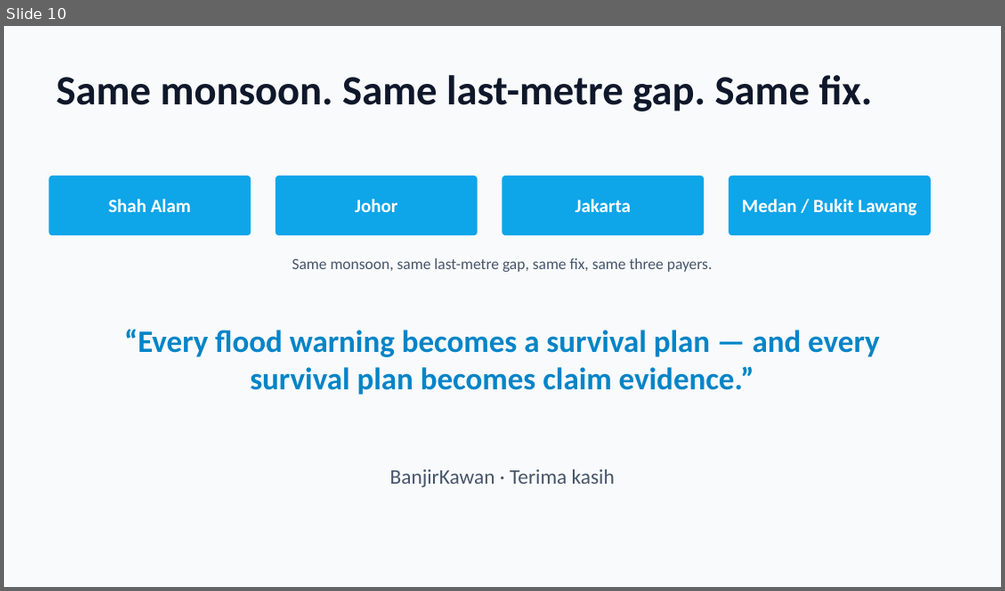
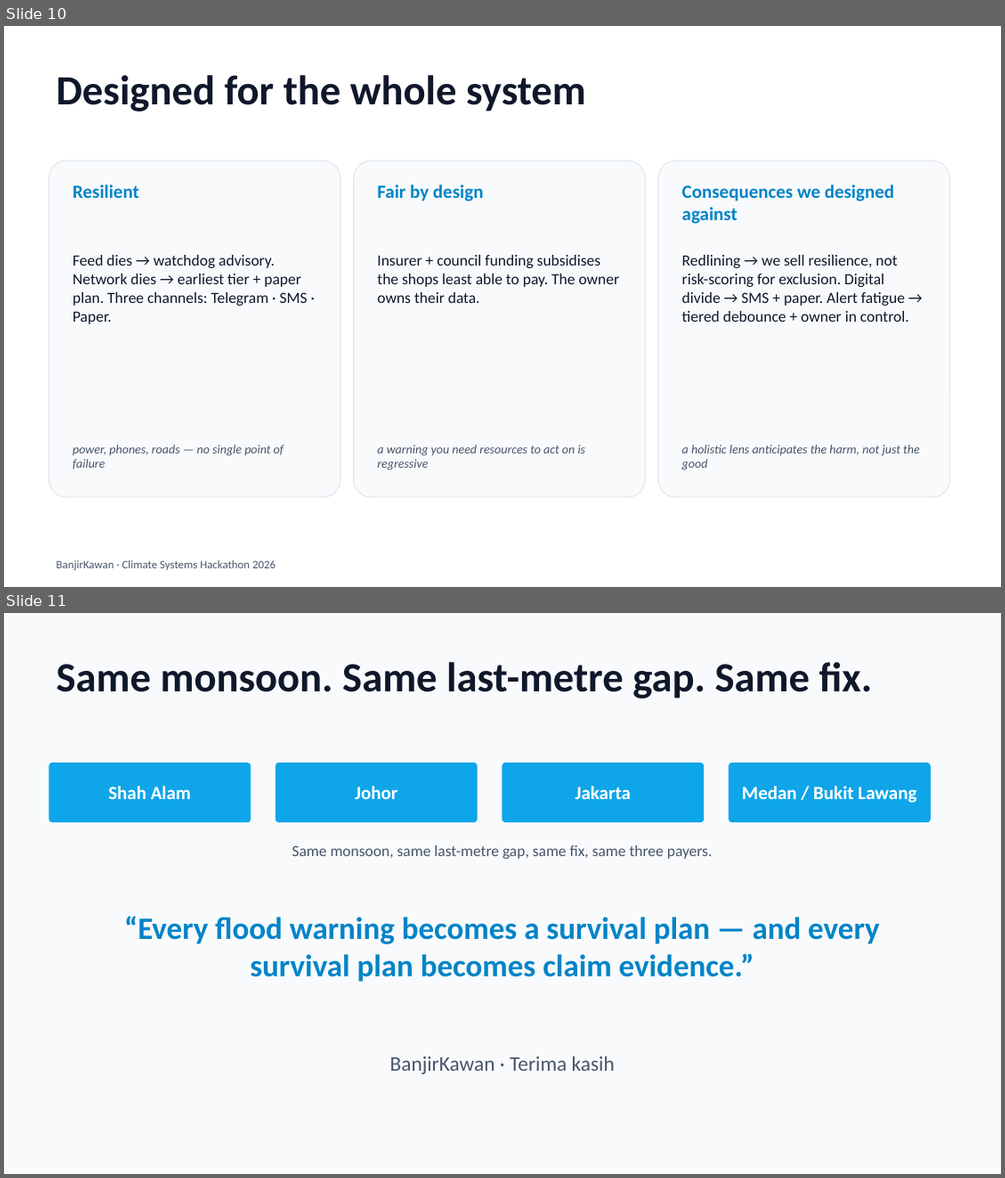
Before and after one commit to jhjh1214/BanjirKawan, a slide deck: docs/BanjirKawan.pptx. Shown one above the other, each under a label of ours: slide 10 before the commit, slides 10 and 11 after it. The pictures are 1005x591 and 1005x1178 pixels, drawn with LibreOffice and Linux fonts; fonts in the diff are those of the drawing. Boxes give left, top, right and bottom in pixels: in the first picture for what was removed or moved away, otherwise in the second. Text is boxed around its words. In the diff, an @@ line names an element or a change of style, - is before the commit and + after.

```diff
--- a/docs/BanjirKawan.pptx
+++ b/docs/BanjirKawan.pptx
@@ slide 10 added at (x1=4, y1=26, x2=1001, y2=587), background #FFFFFF @@
@@ rectangle added at (x1=4, y1=26, x2=1001, y2=587), fill #FFFFFF @@
@@ text added at (x1=57, y1=75, x2=586, y2=111), 40 pt, text #0F172A, bold @@
+Designed for the whole system
@@ rounded rectangle added at (x1=48, y1=160, x2=340, y2=497), fill #F8FAFC, outline #E2E8F0 1 pt @@
@@ text added at (x1=73, y1=184, x2=139, y2=198), 18 pt, text #0284C7, bold @@
+Resilient
@@ rounded rectangle added at (x1=353, y1=160, x2=645, y2=497), fill #F8FAFC, outline #E2E8F0 1 pt @@
@@ text added at (x1=377, y1=184, x2=484, y2=201), 18 pt, text #0284C7, bold @@
+Fair by design
@@ rounded rectangle added at (x1=658, y1=160, x2=950, y2=497), fill #F8FAFC, outline #E2E8F0 1 pt @@
@@ text added at (x1=682, y1=184, x2=894, y2=224), 18 pt, text #0284C7, bold @@
+Consequences we designed against
@@ text added at (x1=73, y1=255, x2=307, y2=324), 15 pt, text #0F172A @@
+Feed dies → watchdog advisory. Network dies → earliest tier + paper plan. Three channels: Telegram · SMS · Paper.
@@ text added at (x1=377, y1=255, x2=620, y2=303), 15 pt, text #0F172A @@
+Insurer + council funding subsidises the shops least able to pay. The owner owns their data.
@@ text added at (x1=682, y1=255, x2=909, y2=321), 15 pt, text #0F172A @@
+Redlining → we sell resilience, not risk-scoring for exclusion. Digital divide → SMS + paper. Alert fatigue → tiered debounce + owner in control.
@@ text added at (x1=73, y1=444, x2=283, y2=469), 12 pt, text #475569, italic @@
+power, phones, roads — no single point of failure
@@ text added at (x1=377, y1=444, x2=586, y2=470), 12 pt, text #475569, italic @@
+a warning you need resources to act on is regressive
@@ text added at (x1=682, y1=444, x2=920, y2=470), 12 pt, text #475569, italic @@
+a holistic lens anticipates the harm, not just the good
@@ text added at (x1=57, y1=560, x2=275, y2=570), 11 pt, text #475569 @@
+BanjirKawan · Climate Systems Hackathon 2026
@@ what was slide 10 is now slide 11 @@
```
Also in this commit, not shown: 1 slide changed, 1 other slide added, 1 slide removed, 2 other files.
